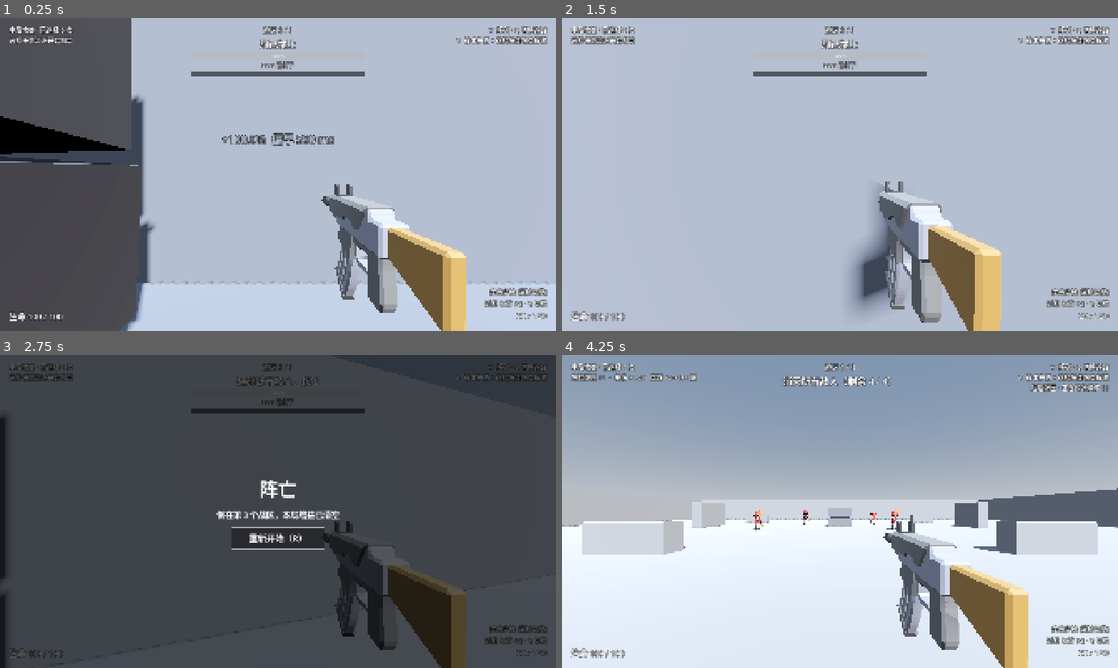
Above: before the commit, frames 1-4 (two rows, left to right).
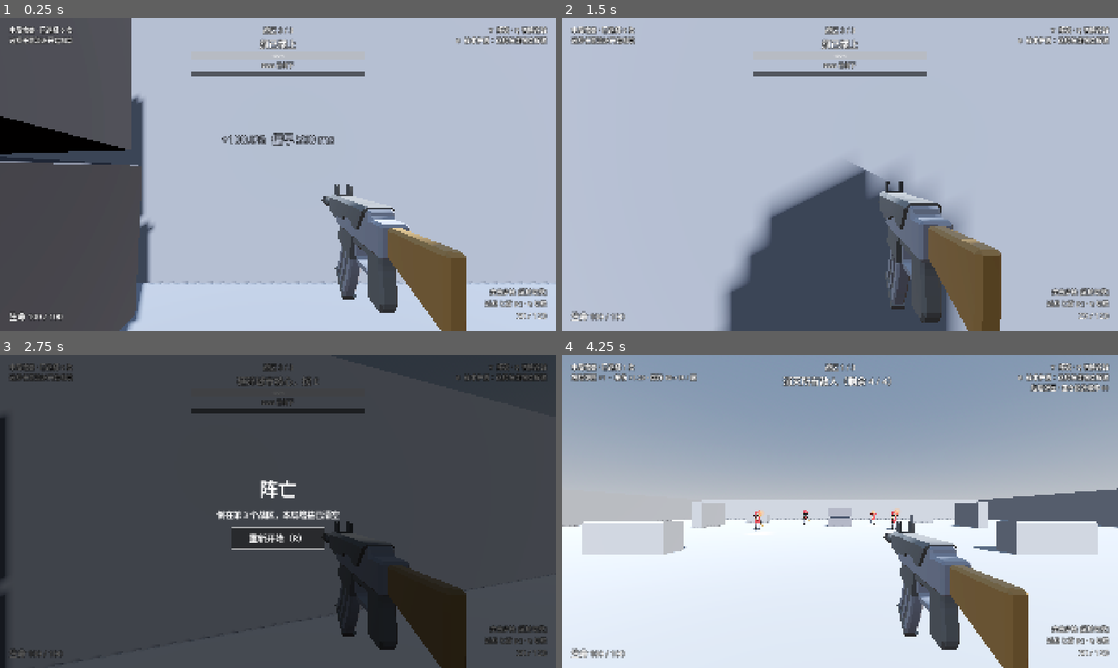
Above: after the commit, the same moments.

Repository: kyrie21z/Battlefield-Rouge
Game: Godot game, scene res://tests/boss_test.tscn
Same seed, same stepped clock (60 frames per second), same inputs: the game is played once before the commit and once after it. This scene is started directly instead of the project's main scene. Sound files missing from this copy of the repository are replaced by a short silence.
Inputs (mouse positions are in pixels of both pictures, inside the frame that each line leads up to):
- Up to frame 1 (0.25 s): no input
- Up to frame 2 (1.5 s): tap Enter at 0.5 s; move the mouse to (867, 174) at 0.52 s; hold Right mouse button (aim) 0.53-1.28 s; hold W (move_forward) from 0.53 s (still down); click (867, 174) at 0.67 s; tap Space (jump) at 0.77 s; move the mouse to (812, 174) at 1.27 s; right-click (812, 174) at 1.35 s
- Up to frame 3 (2.75 s): keep holding W (move_forward); tap Space (jump) at 1.52 s; move the mouse to (289, 505) at 2.02 s; press the mouse at (289, 505) at 2.03 s; right-click (289, 505) at 2.3 s
- Up to frame 4 (4.25 s): release W (move_forward) at 2.75 s; release the mouse at (851, 505) at 2.75 s; click "重新开始（R）" at 2.75 s; click (706, 524) at 3.5 s

The runs differ from the first frame. In frame 1, 2.9% of the frame differs, in the area x 60-84%, y 53-100%; in frame 2, 17%, in the area x 28-79%, y 46-100%; in frame 3, 2.1%; in frame 4, 3.0%.

Commit message:
Give the boss the Hazmat model and stop its big head paying out. (#29)
The boss scaled the enemy model by 1.44, so its head hitbox had over three
times the area while headshots still paid x2.5; three sniper headshots
took its 600 health. It now uses the kit's Hazmat character (same skeleton,
hitboxes carried over via Enemy.model_scene), 900 health and x1.25 headshots.
The player gains a shadow-only Soldier body that idles and runs.

Co-Authored-By: Claude Opus 5.5 <noreply@anthropic.com>

Diff:
--- a/actors/enemy/boss.tscn
+++ b/actors/enemy/boss.tscn
@@ -1,6 +1,7 @@
-[gd_scene load_steps=3 format=3]
+[gd_scene load_steps=4 format=3]
 
 [ext_resource type="PackedScene" path="res://actors/enemy/enemy.tscn" id="1_enemy"]
+[ext_resource type="PackedScene" uid="uid://dk52qy0fdtx5g" path="res://assets/models/characters/hazmat.gltf" id="2_hazmat"]
 
 [sub_resource type="CapsuleShape3D" id="Shape_boss"]
 radius = 0.63
@@ -17,9 +18,11 @@
 strafe_speed = 1.2
 turn_speed = 5.0
 cover_chance = 0.0
+model_scene = ExtResource("2_hazmat")
 
 [node name="Health" parent="." index="0"]
-max_health = 600.0
+max_health = 900.0
+headshot_multiplier = 1.25
 
 [node name="CollisionShape3D" parent="." index="1"]
 transform = Transform3D(1, 0, 0, 0, 1, 0, 0, 0, 1, 0, 1.62, 0)
--- a/actors/enemy/enemy.gd
+++ b/actors/enemy/enemy.gd
@@ -52,6 +52,9 @@
 @export_category("Model")
 ## Which of the model's hand-held meshes to show.
 @export var held_weapon := "AK"
+## Replaces the default character model when set. The kit's characters share
+## one skeleton and one set of animations, so the hitboxes on its bones carry over.
+@export var model_scene: PackedScene
 
 ## Read by Health to ignore friendly fire.
 var team := 1
@@ -97,6 +100,8 @@
 
 
 func _ready() -> void:
+	if model_scene != null:
+		_swap_model()
 	for anim in ["Idle", "Run_Gun", "Walk_Shoot", "Idle_Shoot", "Duck"]:
 		_anim.get_animation(anim).loop_mode = Animation.LOOP_LINEAR
 	for mesh in $Model/CharacterArmature/Skeleton3D/Index1_R.get_children():
@@ -110,6 +115,22 @@
 	health.died.connect(_on_died)
 	Events.gunshot.connect(_on_gunshot)
 	_anim.play("Idle")
+
+
+func _swap_model() -> void:
+	var old: Node3D = $Model
+	old.name = "OldModel"
+	var model: Node3D = model_scene.instantiate()
+	model.name = "Model"
+	model.transform = old.transform
+	add_child(model)
+	move_child(model, old.get_index())
+	var skeleton := model.get_node("CharacterArmature/Skeleton3D")
+	for child in old.get_node("CharacterArmature/Skeleton3D").get_children():
+		if child is BoneAttachment3D:
+			child.reparent(skeleton, false)
+	old.free()
+	_anim = model.get_node("AnimationPlayer")
 
 
 func setup(p_target: CharacterBody3D, p_cover_points: Array[CoverPoint]) -> void:
--- a/actors/player/player.tscn
+++ b/actors/player/player.tscn
@@ -13,6 +13,8 @@
 [ext_resource type="Resource" path="res://weapons/sniper.tres" id="11_sniper"]
 [ext_resource type="Script" path="res://actors/player/player_shield.gd" id="12_shield"]
 [ext_resource type="Script" path="res://actors/player/combat_traits.gd" id="13_traits"]
+[ext_resource type="Script" path="res://actors/player/shadow_body.gd" id="14_shadow_body"]
+[ext_resource type="PackedScene" uid="uid://dnu3c7o0snwdt" path="res://assets/models/characters/soldier.gltf" id="15_soldier"]
 
 [sub_resource type="CapsuleShape3D" id="CapsuleShape3D_body"]
 radius = 0.35
@@ -41,6 +43,12 @@
 [node name="Shape" type="CollisionShape3D" parent="Hitbox"]
 transform = Transform3D(1, 0, 0, 0, 1, 0, 0, 0, 1, 0, 0.9, 0)
 shape = SubResource("CapsuleShape3D_body")
+
+[node name="ShadowBody" type="Node3D" parent="."]
+script = ExtResource("14_shadow_body")
+
+[node name="Model" parent="ShadowBody" instance=ExtResource("15_soldier")]
+transform = Transform3D(-0.8, 0, 0, 0, 0.8, 0, 0, 0, -0.8, 0, 0, 0)
 
 [node name="Head" type="Node3D" parent="."]
 transform = Transform3D(1, 0, 0, 0, 1, 0, 0, 0, 1, 0, 1.6, 0)
--- /dev/null
+++ b/actors/player/shadow_body.gd
@@ -0,0 +1,28 @@
+extends Node3D
+## The player's body, drawn only into shadows: the camera sits inside its head,
+## so it is never seen directly, but the ground shows a running figure. Purely
+## visual; it holds no hitbox and draws no random numbers.
+
+## Horizontal speed above which the body runs instead of standing.
+const RUN_SPEED := 0.5
+
+@export var held_weapon := "AK"
+
+@onready var _anim: AnimationPlayer = $Model/AnimationPlayer
+
+
+func _ready() -> void:
+	for mesh in find_children("*", "MeshInstance3D", true, false):
+		(mesh as MeshInstance3D).cast_shadow = GeometryInstance3D.SHADOW_CASTING_SETTING_SHADOWS_ONLY
+	for mesh in $Model/CharacterArmature/Skeleton3D/Index1_R.get_children():
+		mesh.visible = mesh.name == held_weapon
+	for anim in ["Idle", "Run_Gun"]:
+		_anim.get_animation(anim).loop_mode = Animation.LOOP_LINEAR
+	_anim.play("Idle")
+
+
+func _process(_delta: float) -> void:
+	var body := get_parent() as CharacterBody3D
+	var anim := "Run_Gun" if Vector2(body.velocity.x, body.velocity.z).length() > RUN_SPEED else "Idle"
+	if _anim.current_animation != anim:
+		_anim.play(anim, 0.15)
--- a/tests/boss_test.gd
+++ b/tests/boss_test.gd
@@ -47,6 +47,14 @@
 	var small_height := (sample.get_node("CollisionShape3D") as CollisionShape3D).shape.height as float
 	_check("the boss is taller (%.1f m vs %.1f m)" % [boss_height, small_height], boss_height > small_height * 1.3)
 	_check("the boss shoots from higher up", boss.eye_height > sample.eye_height)
+	_check("the boss wears the Hazmat model", boss.find_child("Character_Hazmat", true, false) != null
+		and boss.find_child("Character_Enemy", true, false) == null)
+	_check("the small enemies keep the Enemy model", sample.find_child("Character_Enemy", true, false) != null)
+	var boss_head := boss.find_child("HeadHitbox", true, false) as Hitbox
+	_check("the boss head hitbox moved onto the new skeleton",
+		boss_head != null and boss_head.get_parent().get_parent() == boss.get_node("Model/CharacterArmature/Skeleton3D"))
+	_check("a bigger head pays less per headshot (%.2f vs %.2f)" % [boss.health.headshot_multiplier, sample.health.headshot_multiplier],
+		boss.health.headshot_multiplier < sample.health.headshot_multiplier)
 	var ring_ok := true
 	for enemy: Enemy in small:
 		var gap := Vector2(enemy.global_position.x - boss.global_position.x,
@@ -65,12 +73,12 @@
 	_check("the bar is shown", bar.visible and bar_label.visible)
 	_check("it starts full (%d / %d)" % [bar.value, bar.max_value],
 		bar.max_value == boss.health.max_health and bar.value == bar.max_value)
-	_check("the label gives the numbers", "600 / 600" in bar_label.text)
+	_check("the label gives the numbers", "900 / 900" in bar_label.text)
 	boss.health.apply_damage(42.0, Hitbox.BodyPart.BODY)
-	_check("a hit lowers the bar to %d" % boss.health.health, bar.value == boss.health.health and bar.value == 558.0)
-	_check("the label follows", "558 / 600" in bar_label.text)
+	_check("a hit lowers the bar to %d" % boss.health.health, bar.value == boss.health.health and bar.value == 858.0)
+	_check("the label follows", "858 / 900" in bar_label.text)
 	small[0].health.apply_damage(30.0, Hitbox.BodyPart.BODY)
-	_check("hitting a small enemy does not move it", bar.value == 558.0)
+	_check("hitting a small enemy does not move it", bar.value == 858.0)
 
 	print("== the core stays shut while the boss stands")
 	var objective := scene.get_node("HUD/Top/Objective") as Label
--- /dev/null
+++ b/tests/character_models_proof.gd
@@ -0,0 +1,60 @@
+extends Node
+## Screenshots for the character models: the boss in the Hazmat model among the
+## small enemies, and the player's shadow-only Soldier body standing and running.
+## Needs a display, so no --headless. Run from the project root:
+##   godot --path . res://tests/character_models_proof.tscn -- --out=<dir>
+
+const BOSS_SCENE := "res://maps/boss.tscn"
+## Straight in front of the boss, 16 m away, as in boss_proof.gd.
+const SHOOTING_SPOT := Vector3(0.0, 0.0, -3.0)
+
+var _out_dir := "user://proof"
+
+
+func _ready() -> void:
+	for arg in OS.get_cmdline_user_args():
+		if arg.begins_with("--out="):
+			_out_dir = arg.trim_prefix("--out=")
+	DirAccess.make_dir_recursive_absolute(_out_dir)
+	RunState.zone_index = RunState.ZONE_SCENES.size() - 1
+	var scene: Node = load(BOSS_SCENE).instantiate()
+	add_child(scene)
+	get_tree().paused = false
+	await _frames(3)
+	# Only their AI stops, so they stand still for the shot.
+	for enemy: Enemy in get_tree().get_nodes_in_group("enemy"):
+		enemy.set_process(false)
+		enemy.set_physics_process(false)
+	var player := scene.get_node("Player") as Player
+	var boss := scene.get_node("Boss") as Enemy
+
+	player.global_position = SHOOTING_SPOT
+	await _frames(2)
+	player.aim_at(boss.global_position + Vector3(0.0, 1.6, 0.0))
+	await _frames(10)
+	await _shot("01_boss_hazmat")
+
+	# The sun shines towards -X -Z, so the shadow falls there.
+	player.global_position = Vector3(6.0, 0.0, 4.0)
+	await _frames(2)
+	player.aim_at(player.global_position + Vector3(-1.4, 0.0, -1.4))
+	await _frames(10)
+	await _shot("02_player_shadow_idle")
+	player.set_physics_process(false)
+	player.velocity = Vector3(0.0, 0.0, -4.4)
+	await get_tree().create_timer(0.6).timeout
+	await _shot("03_player_shadow_run")
+	print("boss health %d, headshot x%.2f" % [boss.health.max_health, boss.health.headshot_multiplier])
+	get_tree().quit()
+
+
+func _frames(count: int) -> void:
+	for i in count:
+		await get_tree().process_frame
+
+
+func _shot(shot_name: String) -> void:
+	await RenderingServer.frame_post_draw
+	var path := "%s/%s.png" % [_out_dir, shot_name]
+	get_viewport().get_texture().get_image().save_png(path)
+	print("== %s -> %s" % [shot_name, path])
--- /dev/null
+++ b/tests/character_models_proof.tscn
@@ -0,0 +1,6 @@
+[gd_scene load_steps=2 format=3]
+
+[ext_resource type="Script" path="res://tests/character_models_proof.gd" id="1_proof"]
+
+[node name="CharacterModelsProof" type="Node"]
+script = ExtResource("1_proof")
Not shown: 1 places in actors/player/player.tscn that only renumber resources
Not shown, added: actors/player/shadow_body.gd.uid
Not shown, added: assets/models/characters/hazmat.gltf
Not shown, added: assets/models/characters/hazmat.gltf.import
Not shown, added: assets/models/characters/soldier.gltf
Not shown, added: assets/models/characters/soldier.gltf.import
Binary file added: docs/proof/characters/01_boss_hazmat.png
Binary file added: docs/proof/characters/02_player_shadow_idle.png
Binary file added: docs/proof/characters/03_player_shadow_run.png
Not shown, added: tests/character_models_proof.gd.uid
Not shown, changed: GLOSSARY.md
Not shown, changed: docs/ASSETS.md
(and 2 more such lines)
